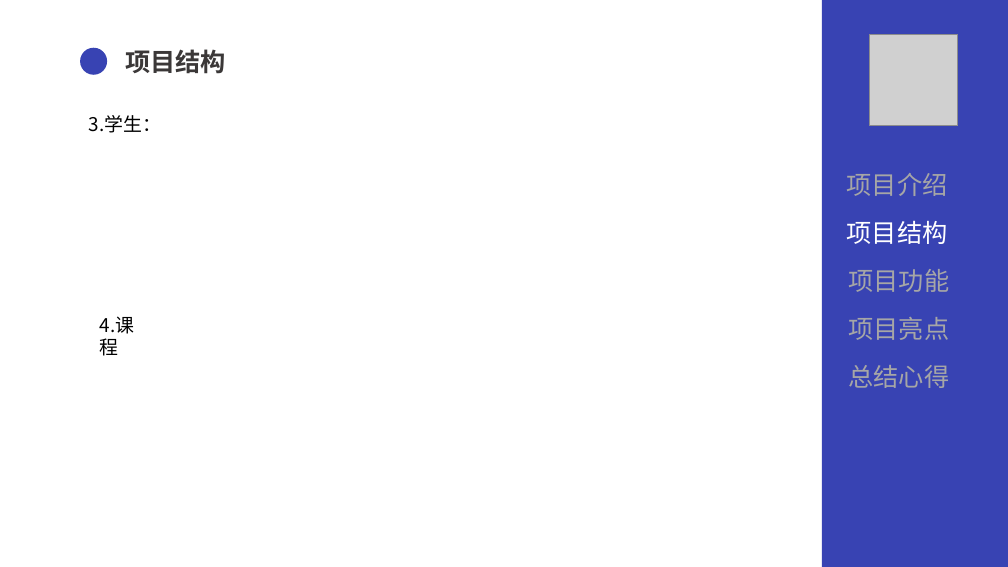
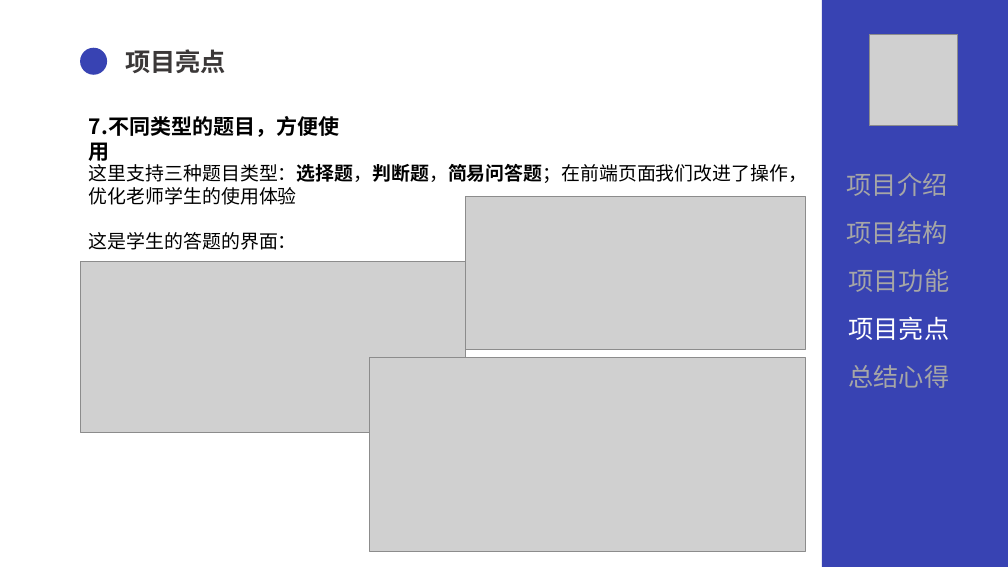
Before and after one commit to SUYYYUS/QGfinal, a slide deck: slide 25 of 文档/QG汇报陈术裕.pptx (slide 7 before the commit). Drawn at 1008x567 pixels with LibreOffice and Linux fonts; fonts in the diff are those of the drawing; grey boxes stand for pictures. Boxes give left, top, right and bottom in pixels: in the first picture for what was removed or moved away, otherwise in the second. Text is boxed around its words. In the diff, an @@ line names an element or a change of style, - is before the commit and + after.

```diff
--- a/文档/QG汇报陈术裕.pptx
+++ b/文档/QG汇报陈术裕.pptx
@@ text at [125,49,226,73]: text changed @@
-项目结构
+项目亮点
@@ text at [89,116,340,137]: text changed; size 18 to 20 pt; bold on @@
-3.学生：
+7.不同类型的题目，方便使用
@@ text added at [89,164,807,250], 18 pt, text #000000 @@
+这里支持三种题目类型：选择题，判断题，简易问答题；在前端页面我们改进了操作，
+优化老师学生的使用体验
+这是学生的答题的界面：
@@ picture added at [466,197,806,349] @@
@@ text "项目结构" at [847,221,948,244]: text colour #FFFFFF to #A6A6A6 @@
@@ picture added at [80,262,466,433] @@
@@ text removed at [100,316,135,356] @@
-4.课程
@@ text "项目亮点" at [849,316,950,340]: text colour #A6A6A6 to #FFFFFF @@
@@ picture added at [370,358,805,552] @@
```
Also in this commit, not shown: 23 other slides changed, 1 slide added, 2 slides removed, 1 other file.
